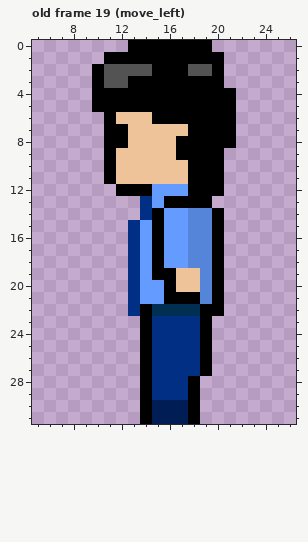
File history of a pixel-art file, Art/Aseprite/Minseo.aseprite. The first picture shows the starting point.
32x32 pixels, 25 frames. Shown: old frame 19 (move_left): x 5..26, y 0..31. The commit also changed other frames, which this record leaves out.
And afterwards:
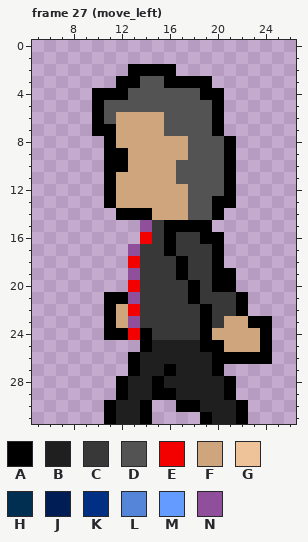
Palette (. is transparent): A #000000  B #1f1f1f  C #383838  D #535353  E #f30000  F #cfa57d  G #eec39a  H #002f52  J #001e55  K #002f83  L #5585d9  M #639bff  N #904f9b
A new or re-ordered frame is compared with the old frame closest to it.
Difference:
frames 25 -> 34
Changed rows in their new state; - is an unchanged pixel.
Frame 27 (move_left) is new; against old frame 19 (move_left):
first column x 10:
 0 ---.......-----
 1 -..........----
 2 ...AA--....----
 3 ..A-DD----.----
 4 ---DDDDDD--.---
 5 -DDDDDDDDD-.---
 6 ADFFFFDDDD-.---
 7 A-FFFFDDDD-.---
 8 --FFFFFFDDD----
 9 --AFFFFFDDDA---
10 --AFFFFDDDDA---
11 --FFFFFDDDDA---
12 -AFFFFFFDDDA---
13 -AFFFFFFDDAA---
14 --AAAFFFDD-----
15 ---.NCAAAA.----
16 ---.ECACCA-----
17 ---NCCACCC-----
18 ---ECCCACC-----
19 ---NCCCACC-A---
20 ---ECCCCAC-A---
21 -AANCCCC-CCCA--
22 -AFECCCCC-CCA--
23 -AFNCCCCC-CFFAA
24 -AAE-CCCC-FFFFA
25 -----BBBB-AFFFA
26 ---ABBBBBBAAAAA
27 ---ABBABBBA----
28 --ABBABBBBBA---
29 --ABBAABBBBA---
30 -ABB-..A-BBBA--
31 -ABB-....ABBA--
Boxes around the changes in both pictures, in picture pixels (x1, y1, x2, y2):
changed: (92, 40, 272, 424)
